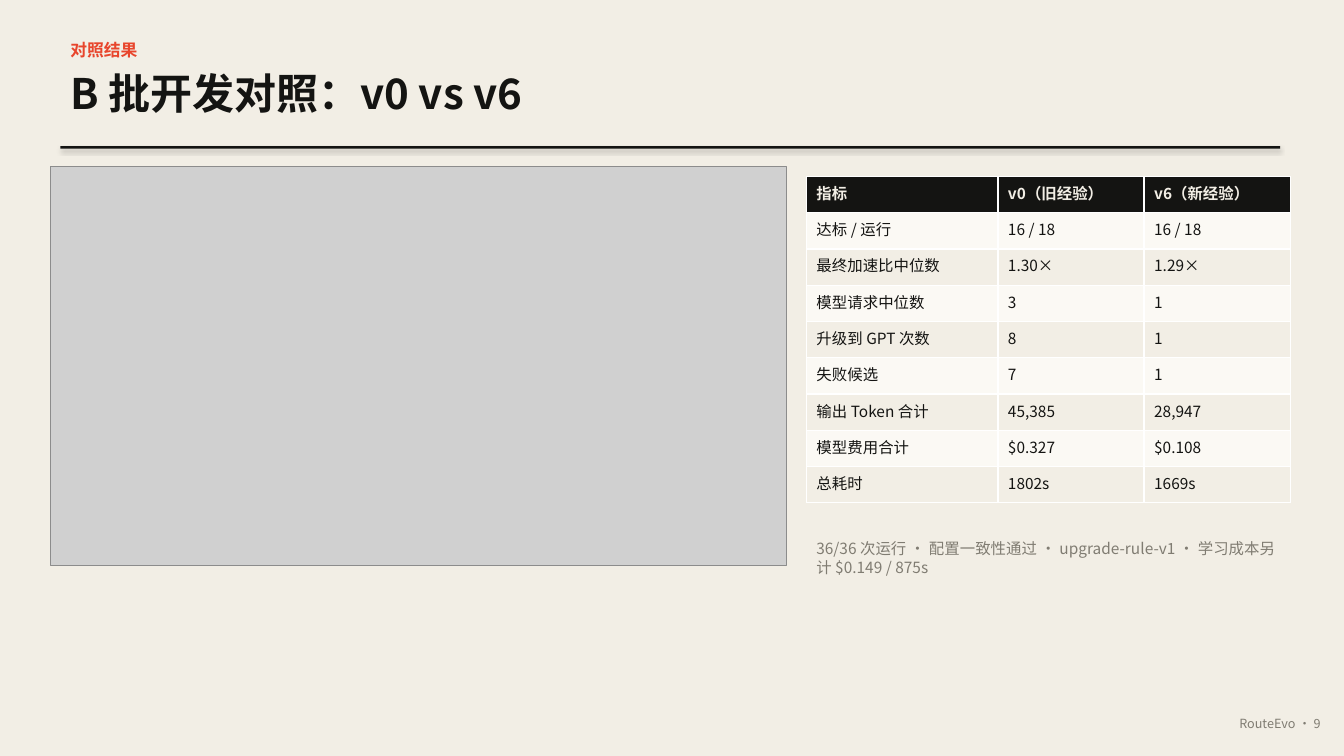
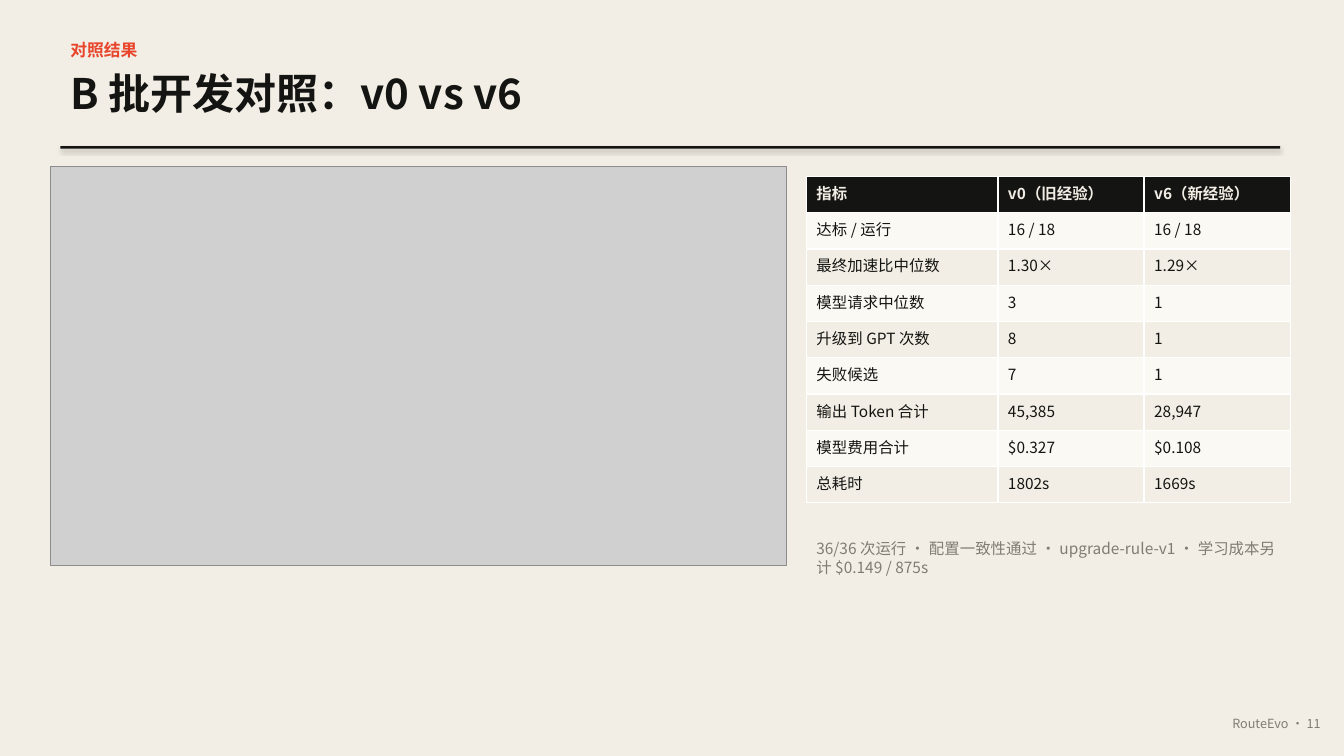
Before and after one commit to bohack-2026-hw/QuotaCrux, a slide deck: slide 11 of docs/RouteEvo.pptx (slide 9 before the commit). Drawn at 1344x756 pixels with LibreOffice and Linux fonts; fonts in the diff are those of the drawing; grey boxes stand for pictures. Boxes give left, top, right and bottom in pixels: in the first picture for what was removed or moved away, otherwise in the second. Text is boxed around its words. In the diff, an @@ line names an element or a change of style, - is before the commit and + after.

```diff
--- a/docs/RouteEvo.pptx
+++ b/docs/RouteEvo.pptx
@@ text at <box>1232,719,1321,728</box>: text changed @@
-RouteEvo · 9
+RouteEvo · 11
```
Also in this commit, not shown: 16 other slides changed, 3 slides added, 4 other files.
